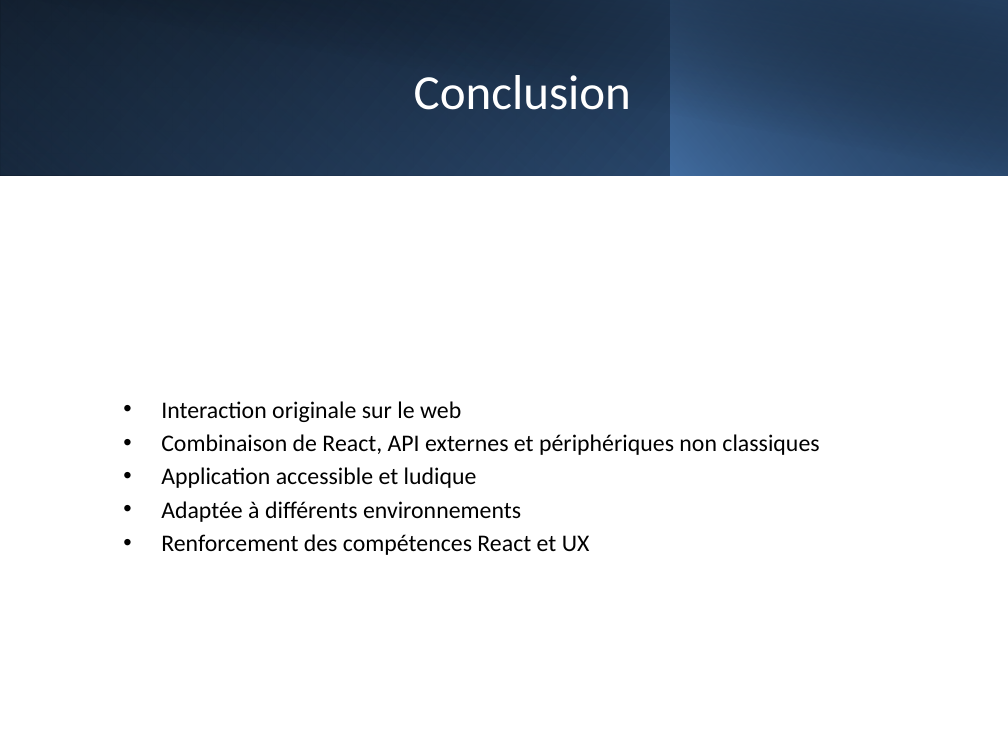
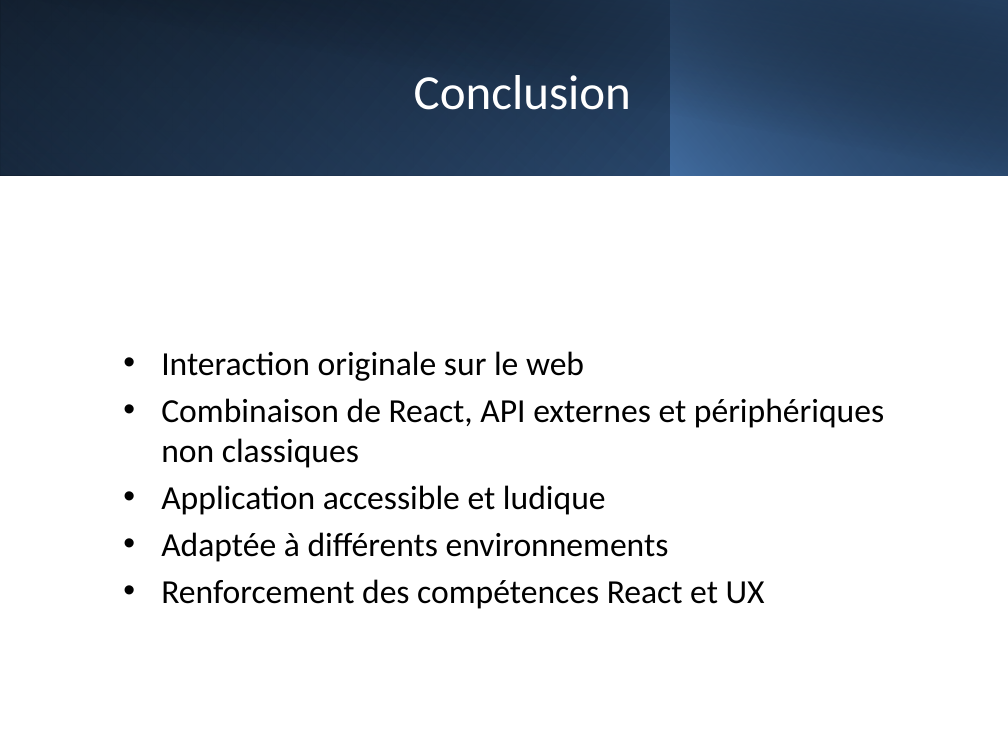
Before and after one commit to calystoxi/quiz-CG, a slide deck: slide 14 of presentation/Presentation_Quiz.pptx (slide 13 before the commit). Drawn at 1008x756 pixels with LibreOffice and Linux fonts; fonts in the diff are those of the drawing. Boxes give left, top, right and bottom in pixels: in the first picture for what was removed or moved away, otherwise in the second. Text is boxed around its words. In the diff, an @@ line names an element or a change of style, - is before the commit and + after.

```diff
--- a/presentation/Presentation_Quiz.pptx
+++ b/presentation/Presentation_Quiz.pptx
@@ text "Interaction originale sur le web" at box(161, 351, 884, 609): size 17 to 24 pt; more space between paragraphs @@
```
Also in this commit, not shown: 3 other slides changed, 1 slide added, 1 other file.
